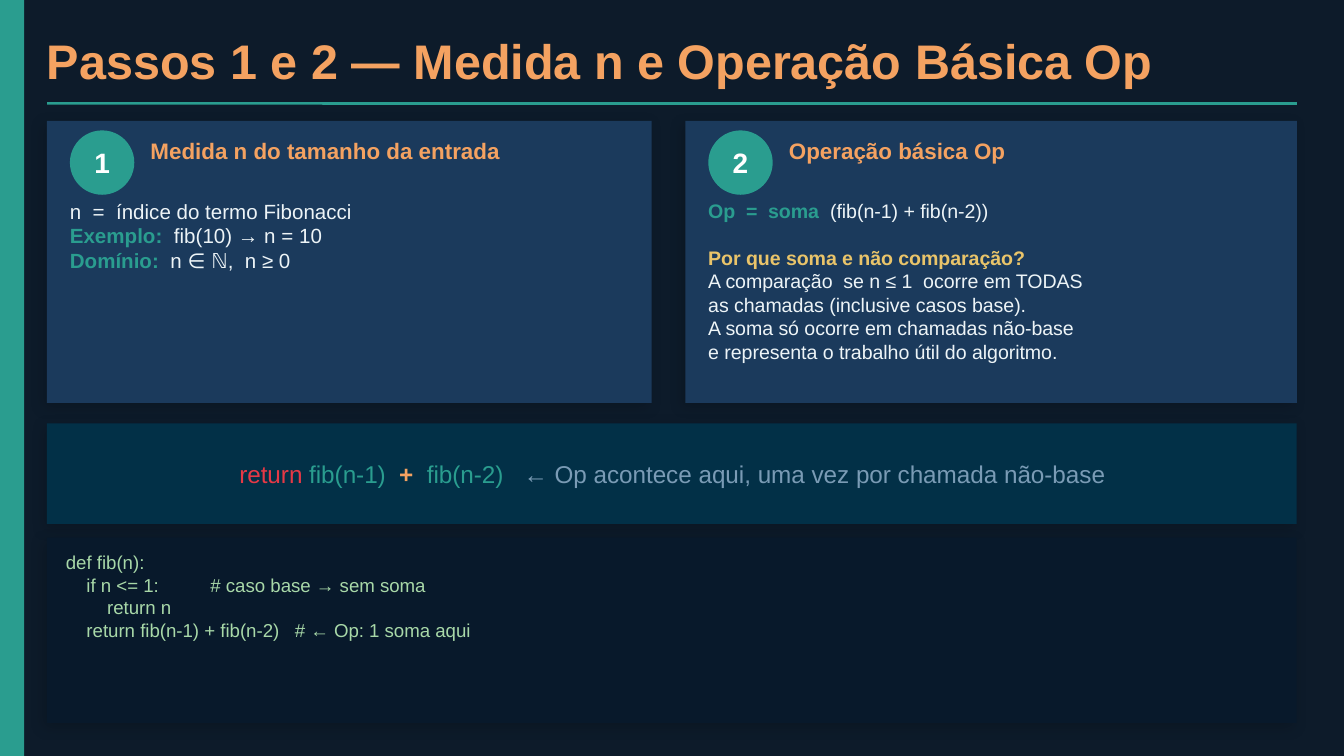
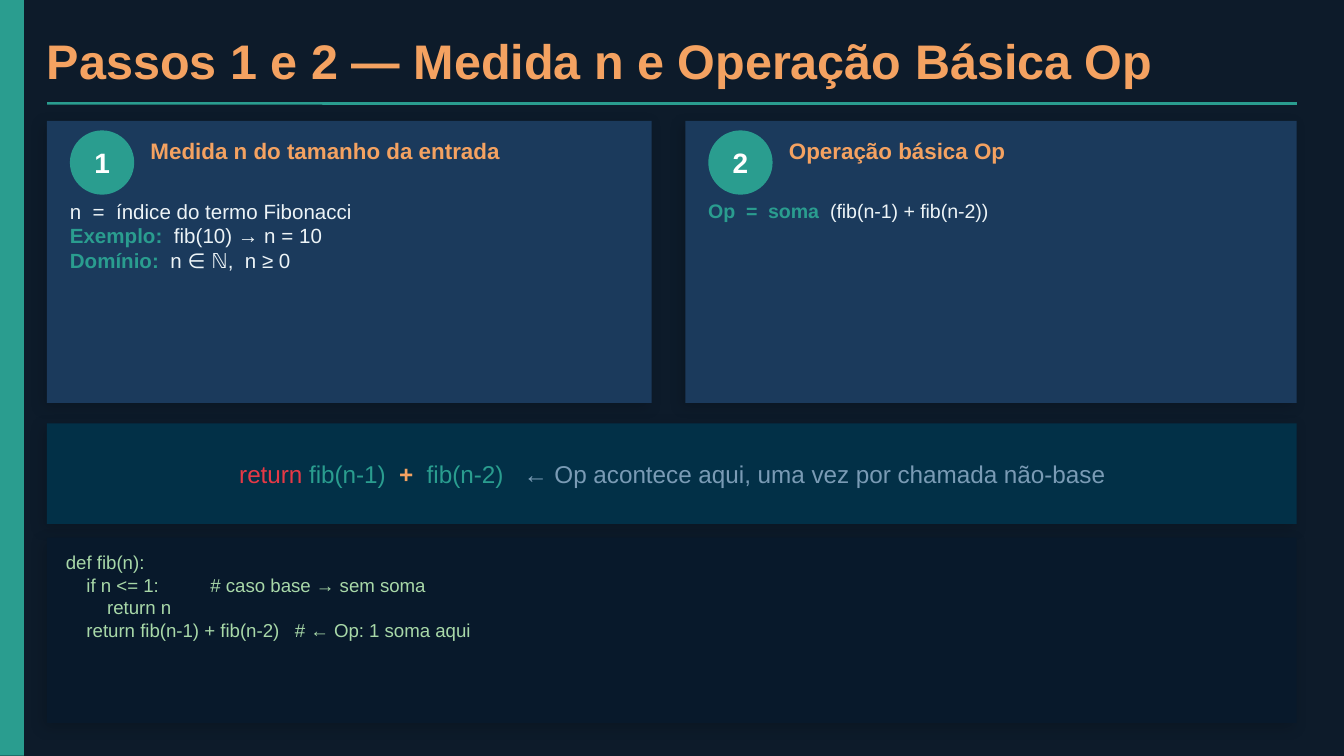
Before and after one commit to IgorMeirelesEng/fibonacci-analisis, a slide deck: slide 3 of fibonacci_analise_v2.pptx. Drawn at 1344x756 pixels with LibreOffice and Linux fonts; fonts in the diff are those of the drawing. Boxes give left, top, right and bottom in pixels: in the first picture for what was removed or moved away, otherwise in the second. Text is boxed around its words. In the diff, an @@ line names an element or a change of style, - is before the commit and + after.

```diff
--- a/fibonacci_analise_v2.pptx
+++ b/fibonacci_analise_v2.pptx
@@ text at (708, 251, 1083, 363): paragraphs removed @@
-Por que soma e não comparação?
-A comparação se n ≤ 1 ocorre em TODAS
-as chamadas (inclusive casos base).
-A soma só ocorre em chamadas não-base
-e representa o trabalho útil do algoritmo.
```
Also in this commit, not shown: 5 other slides changed.
